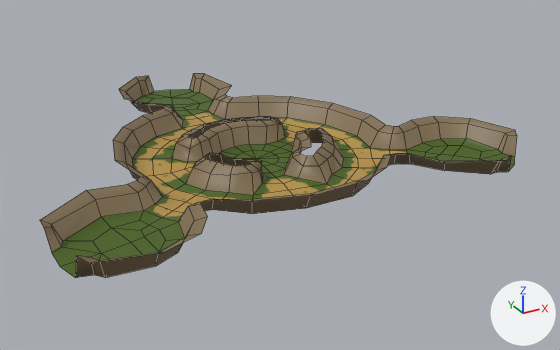
The FBX model Assets/Models/Environment/Terrain/Terrain.fbx as it was, and as the next commit left it.
One viewpoint serves both versions: a 50 mm lens placed at (-86.7, -171.2, 79.2), pointed at (9.1, 3.1, -8.0). The lights are fixed; the arrows at lower right show +X, +Y and +Z. Mesh edges are drawn as thin lines. Where no turn or scale is listed for an object, it has been applied to the vertices.

Names of what the first picture shows: 'Terrain'.
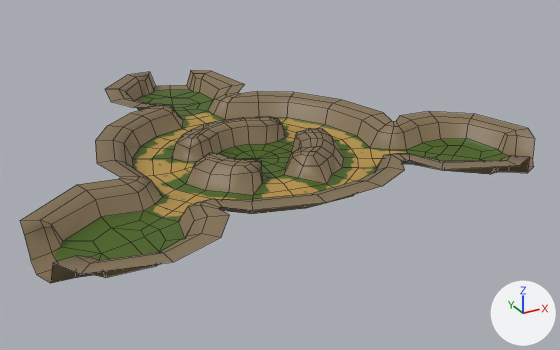
Pixel boxes [x1, y1, x2, y2] of what changed, in the pictures (560 x 350 px):
'Terrain', reshaped (8% wider): before [40, 74, 517, 278]; after [20, 70, 535, 283]
part 1 of me_mesh, built on: before [188, 130, 310, 221]; after [20, 70, 535, 283]

The edits, one by one:
me_mesh is used by ob_terrain; location (0.0, 0.0, 0.0).
me_mesh had 394 vertices, 347 faces and spanned x -60.9..65.3, y -45.4..70.4, z -0.2..5.4.
me_mesh now has 471 vertices, 441 faces and spans x -65.1..69.2, y -49.7..74.2, z -0.2..5.4.
Part 1, on me_mesh:
3 faces are deleted.
1 vertex moves from x -28.3, y -29.0, z 5.4 to x -28.5, y -29.3, z 5.4.
77 vertices are added at x -65.1..69.2, y -49.7..74.2, z 0.0..5.4.
97 new faces join them.
